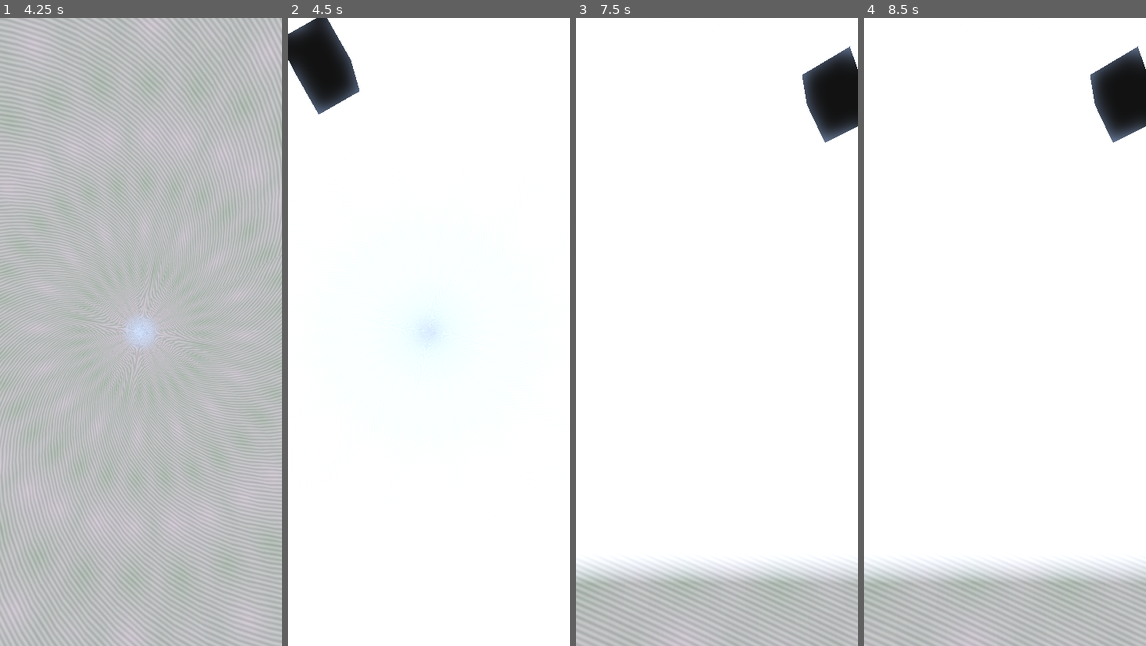
Above: before the commit, frames 1-4 (left to right).
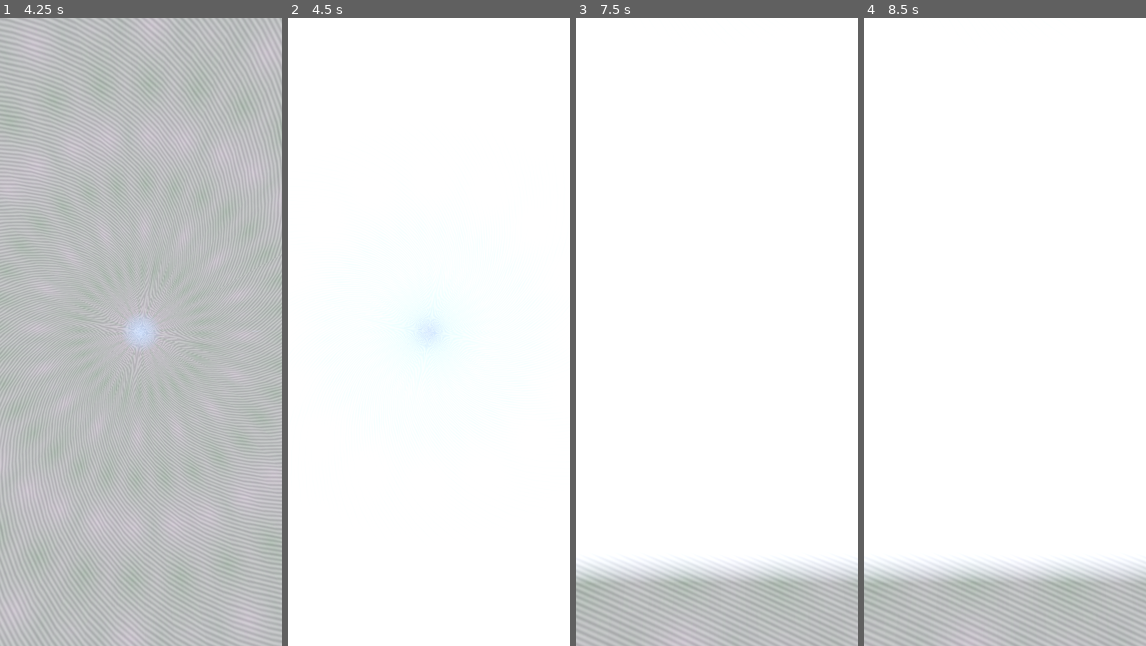
Above: after the commit, the same moments.

Repository: Capstone-Mystery-Machine/spotnik
Game: Godot game, scene res://scenes/worldspawn.tscn
The game is run twice, just before and just after one commit, with the same random seed, the same clock (stepped at 60 frames per second) and the same inputs. A sky picture missing from this copy of the repository is replaced by a grey-blue gradient.
Inputs (mouse positions are in pixels of both pictures, inside the frame that each line leads up to):
- Up to frame 1 (4.25 s): tap Enter at 0.5, 2, 3.5 s; move the mouse to (203, 300) at 0.52 s; press the mouse at (203, 300) at 0.53 s; tap Space at 1.25, 2.75 s; move the mouse to (126, 332) at 1.27 s; release the mouse at (126, 332) at 1.28 s; tap I at 1.35, 2.85 s; move the mouse to (169, 193) at 2.02 s; press the mouse at (169, 193) at 2.03 s; move the mouse to (138, 344) at 2.77 s; release the mouse at (138, 344) at 2.78 s; move the mouse to (225, 426) at 3.52 s; press the mouse at (225, 426) at 3.53 s
- Up to frame 2 (4.5 s): tap Space at 4.25 s; move the mouse to (406, 325) at 4.27 s; release the mouse at (406, 325) at 4.28 s; tap I at 4.35 s
- Up to frame 3 (7.5 s): move the mouse to (731, 332) at 5.02 s; press the mouse at (731, 332) at 5.03 s; move the mouse to (705, 319) at 5.77 s; release the mouse at (705, 319) at 5.78 s; tap I at 5.85, 7.35 s; move the mouse to (779, 300) at 6.52 s; press the mouse at (779, 300) at 6.53 s; move the mouse to (702, 332) at 7.27 s; release the mouse at (702, 332) at 7.28 s
- Up to frame 4 (8.5 s): move the mouse to (1033, 193) at 8.02 s; press the mouse at (1033, 193) at 8.03 s

Frame 1 is identical in both runs. In frame 2, 2.5% of the frame differs, in the area x 0-26%, y 0-16%; in frame 3, 2.1%; in frame 4, 2.1%.
Error after the commit: Trying to assign value of type 'Nil' to a variable of type 'Array'. (res://scenes/satellite_manager.gd:17)

Commit message:
http request for satellite data

Diff:
--- /dev/null
+++ b/scenes/http_request.gd
@@ -0,0 +1,11 @@
+extends HTTPRequest
+
+
+# Called when the node enters the scene tree for the first time.
+func _ready() -> void:
+	pass # Replace with function body.
+
+
+# Called every frame. 'delta' is the elapsed time since the previous frame.
+func _process(delta: float) -> void:
+	pass
--- a/scenes/satellite_manager.gd
+++ b/scenes/satellite_manager.gd
@@ -1,36 +1,21 @@
 extends Node3D
 
 @export var landmark_scene: PackedScene
-@export var json_path: String = "res://satellites/satellites.json"
+@export var json_url: String = "http://localhost:8080/satellites/satellites.json"
 
 var satellite_data: Array = []
 
-## Represents the distance the satellite nodes will
-## spawn from the camera.
 @export var spawn_radius: float = 10
 
 
 func _ready() -> void:
-	load_satellite_data()
-	spawn_all_landmarks()
+	$HTTPRequest.request_completed.connect(_on_request_completed)
+	$HTTPRequest.request(json_url)
 
 
-func load_satellite_data() -> void:
-	if not FileAccess.file_exists(json_path):
-		push_error("JSON file not found at: " + json_path)
-		return
-
-	var file = FileAccess.open(json_path, FileAccess.READ)
-	var json_text = file.get_as_text()
-	file.close()
-
-	var parsed = JSON.parse_string(json_text)
-
-	if typeof(parsed) != TYPE_ARRAY:
-		push_error("JSON format invalid!")
-		return
-
-	satellite_data = parsed
+func _on_request_completed(_result: int, _code: int, _headers: PackedStringArray, body: PackedByteArray) -> void:
+	satellite_data = JSON.parse_string(body.get_string_from_utf8())
+	spawn_all_landmarks()
 
 
 func spawn_all_landmarks() -> void:
--- a/scenes/satellite_manager.tscn
+++ b/scenes/satellite_manager.tscn
@@ -4,3 +4,5 @@
 
 [node name="Satellite Manager" type="Node3D"]
 script = ExtResource("1_ithk4")
+
+[node name="HTTPRequest" type="HTTPRequest" parent="."]
Not shown, added: scenes/http_request.gd.uid
